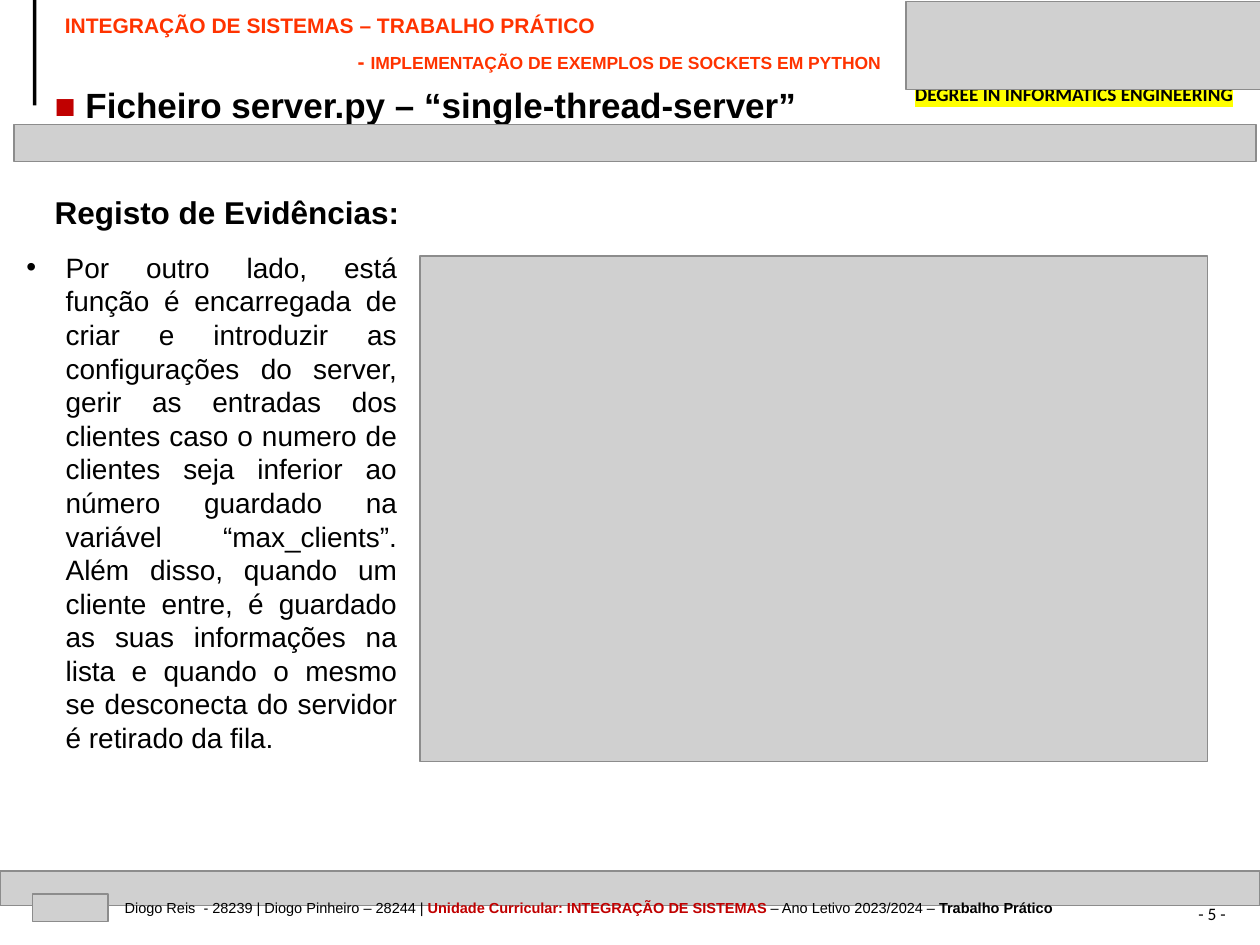
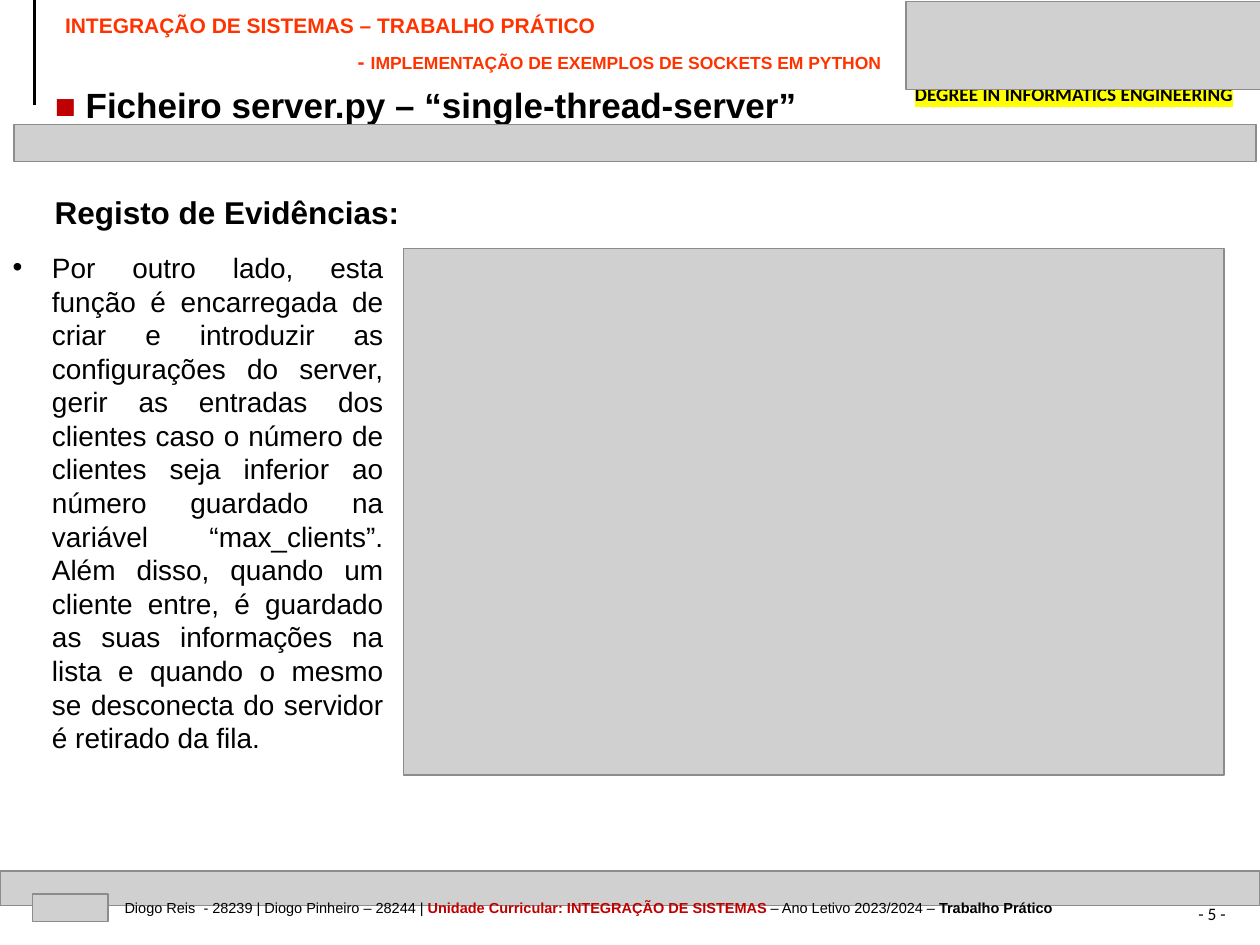
Before and after one commit to devdp11/socket_thread_conn-project, a slide deck: slide 5 of IPVC-EI-TP-SOCKETS-28244-28239.pptx. Drawn at 1260x945 pixels with LibreOffice and Linux fonts; fonts in the diff are those of the drawing; grey boxes stand for pictures. Boxes give left, top, right and bottom in pixels: in the first picture for what was removed or moved away, otherwise in the second. Text is boxed around its words. In the diff, an @@ line names an element or a change of style, - is before the commit and + after.

```diff
--- a/IPVC-EI-TP-SOCKETS-28244-28239.pptx
+++ b/IPVC-EI-TP-SOCKETS-28244-28239.pptx
@@ text "INTEGRAÇÃO DE SISTEMAS – TRABALHO ..." at (65, 16, 881, 73): less space between paragraphs; more space between paragraphs @@
@@ text at (52, 257, 384, 749): text changed @@
-• Por outro lado, está função é encarregada de criar e introduzir as configurações do server, gerir as entradas dos clientes caso o numero de clientes seja inferior ao número guardado na variável “max_clients”. Além disso, quando um cliente entre, é guardado as suas informações na lista e quando o mesmo se desconecta do servidor é retirado da fila.
+• Por outro lado, esta função é encarregada de criar e introduzir as configurações do server, gerir as entradas dos clientes caso o número de clientes seja inferior ao número guardado na variável “max_clients”. Além disso, quando um cliente entre, é guardado as suas informações na lista e quando o mesmo se desconecta do servidor é retirado da fila.
@@ picture: place and size @@
-picture at (420, 256, 1207, 761)
+picture at (403, 248, 1223, 775)
```
Also in this commit, not shown: 16 other slides changed, 3 slides added, 2 other files.
